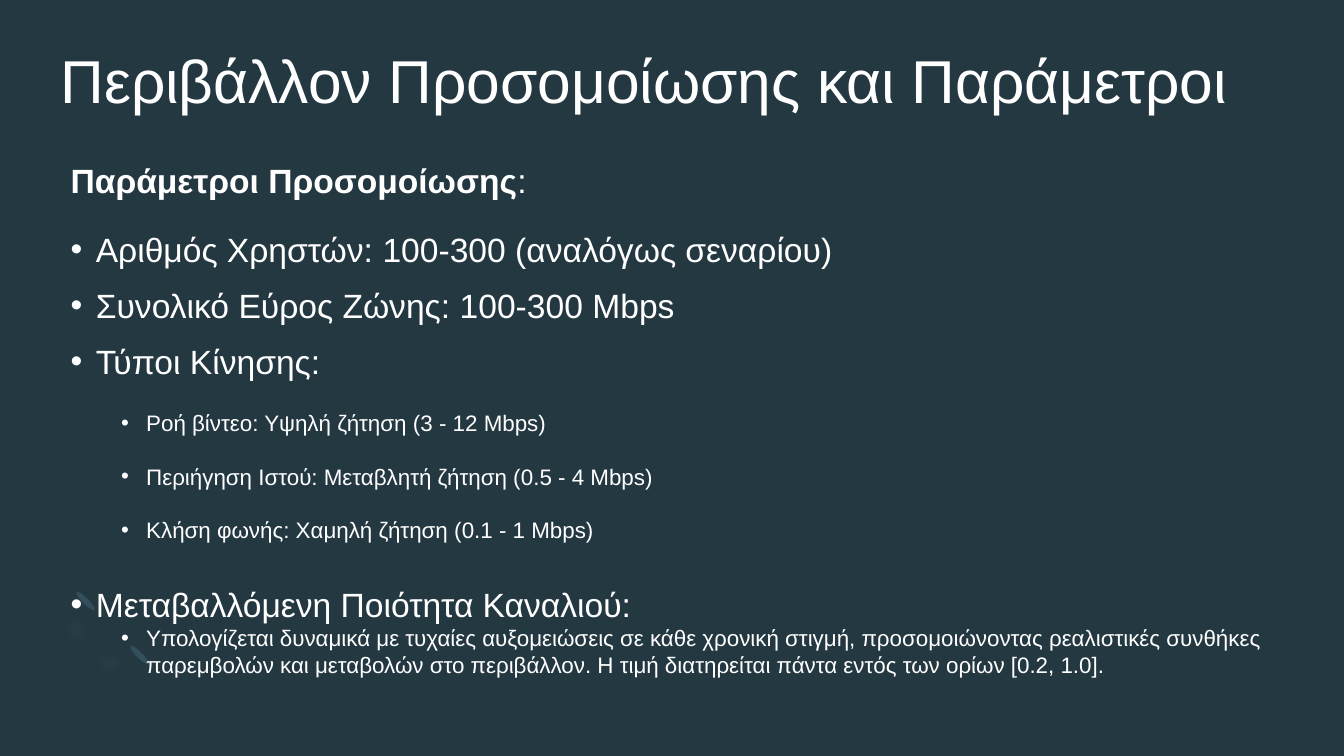
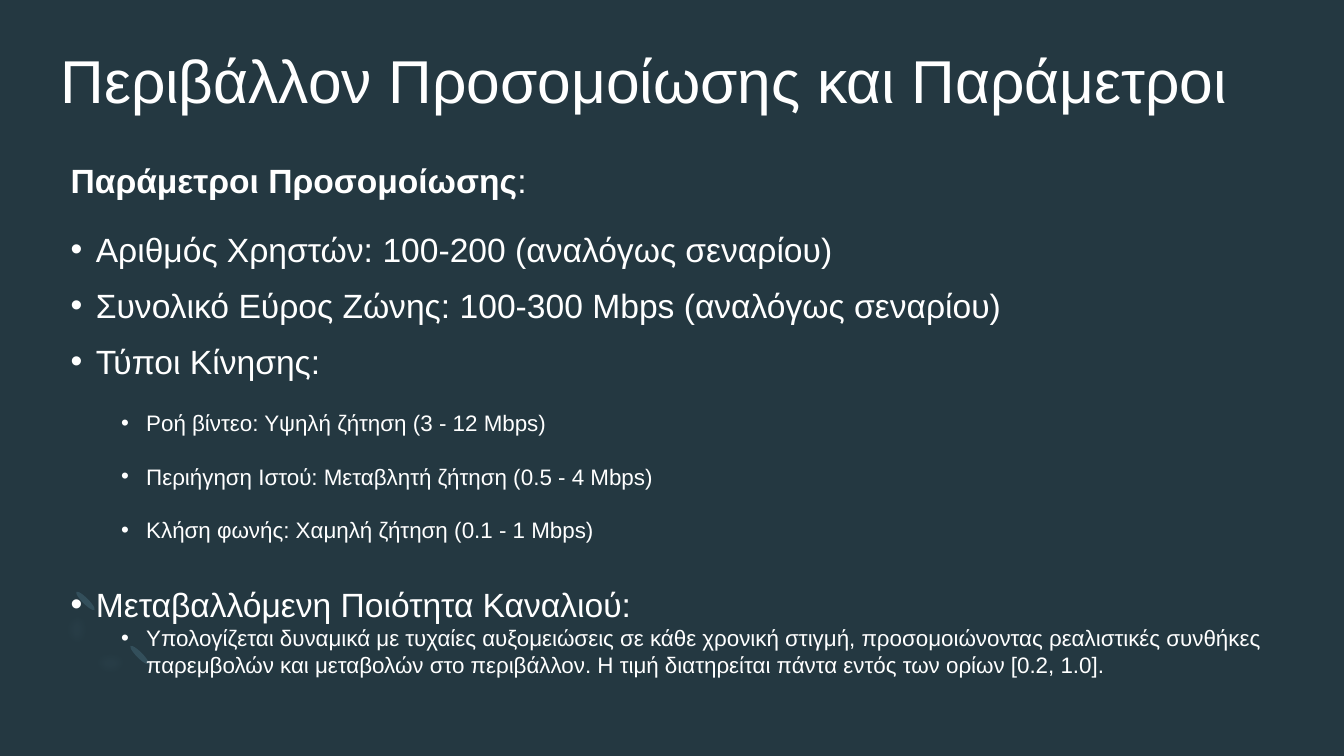
Before and after one commit to spyros-zikos/CEID-4G-Scheduler, a slide deck: slide 6 of presentation.pptx. Drawn at 1344x756 pixels with LibreOffice and Linux fonts; fonts in the diff are those of the drawing. Boxes give left, top, right and bottom in pixels: in the first picture for what was removed or moved away, otherwise in the second. Text is boxed around its words. In the diff, an @@ line names an element or a change of style, - is before the commit and + after.

```diff
--- a/presentation.pptx
+++ b/presentation.pptx
@@ text at (96,236,1001,325): text changed @@
-• Αριθμός Χρηστών: 100-300 (αναλόγως σεναρίου)
-• Συνολικό Εύρος Ζώνης: 100-300 Mbps
+• Αριθμός Χρηστών: 100-200 (αναλόγως σεναρίου)
+• Συνολικό Εύρος Ζώνης: 100-300 Mbps (αναλόγως σεναρίου)
```
Also in this commit, not shown: 6 other slides changed, 1 other file.
